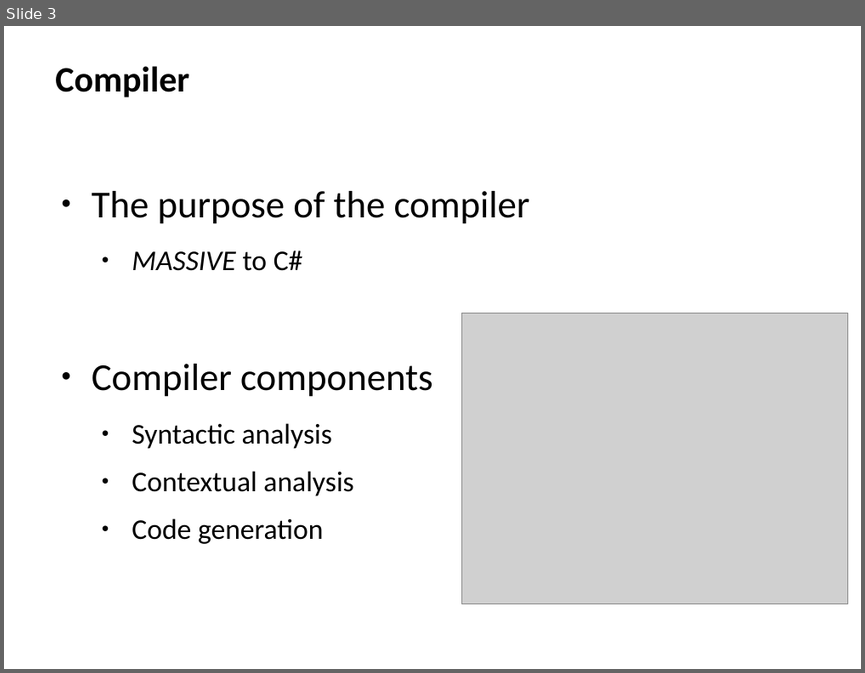
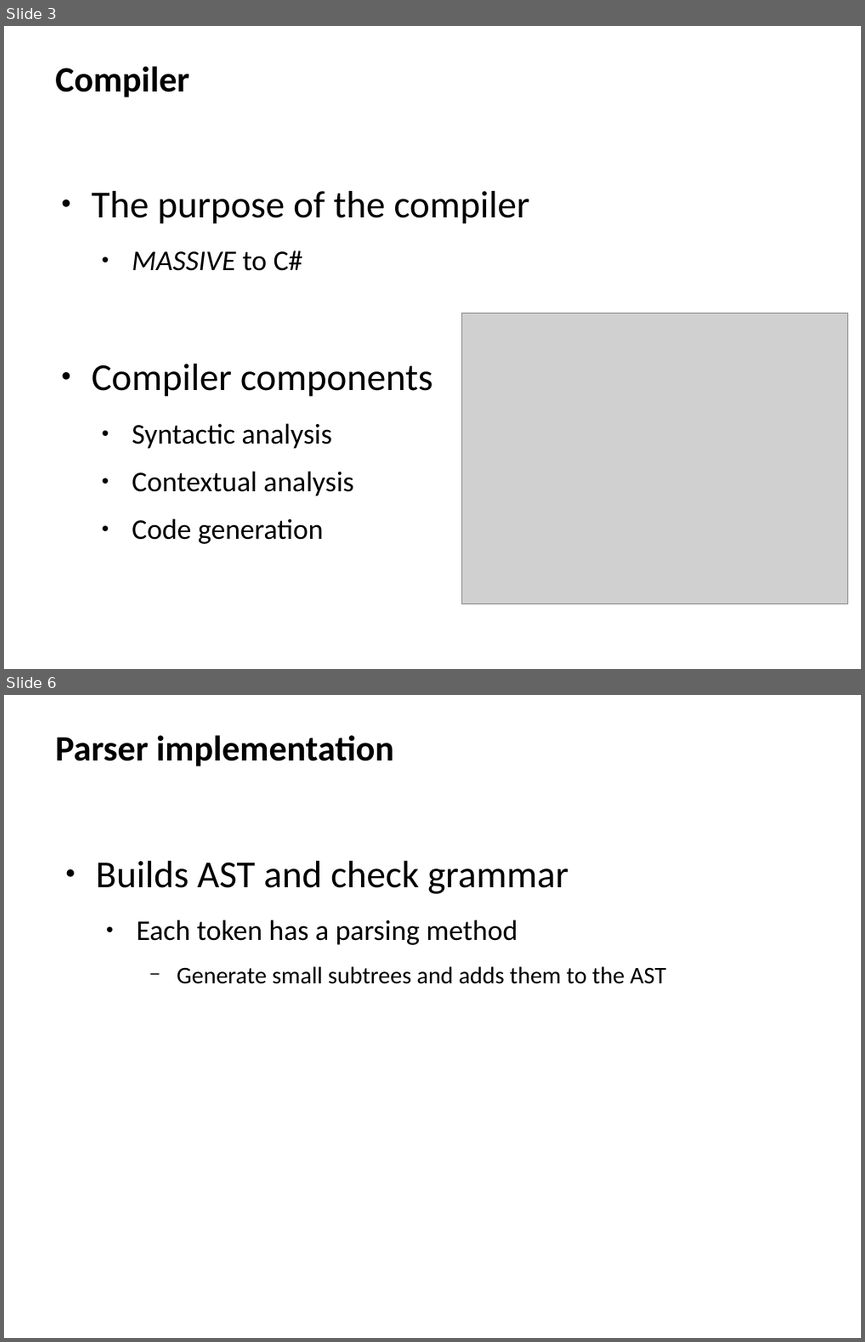
Before and after one commit to henrikklarup/sw402a, a slide deck: Project/præsentation/Skabelon (open office).odp. Shown one above the other, each under a label of ours: slide 3 before the commit, slides 3 and 6 after it; the slides between them are not shown. The pictures are 865x673 and 865x1342 pixels, drawn with LibreOffice and Linux fonts; fonts in the diff are those of the drawing; grey boxes stand for pictures. Boxes give left, top, right and bottom in pixels: in the first picture for what was removed or moved away, otherwise in the second. Text is boxed around its words. In the diff, an @@ line names an element or a change of style, - is before the commit and + after.

```diff
--- a/Project/præsentation/Skabelon (open office).odp
+++ b/Project/præsentation/Skabelon (open office).odp
@@ slide 6 added at (4, 695, 861, 1338), background #FFFFFF @@
@@ title added at (55, 735, 394, 766), 30 pt, text #000000, bold @@
+Parser implementation
@@ text added at (96, 861, 666, 984), 20 pt, text #000000 @@
+● Builds AST and check grammar
+  ● Each token has a parsing method
+    − Generate small subtrees and adds them to the AST
```
Also in this commit, not shown: 1 slide changed, 2 other slides added, 2 slides removed, 2 other files.
